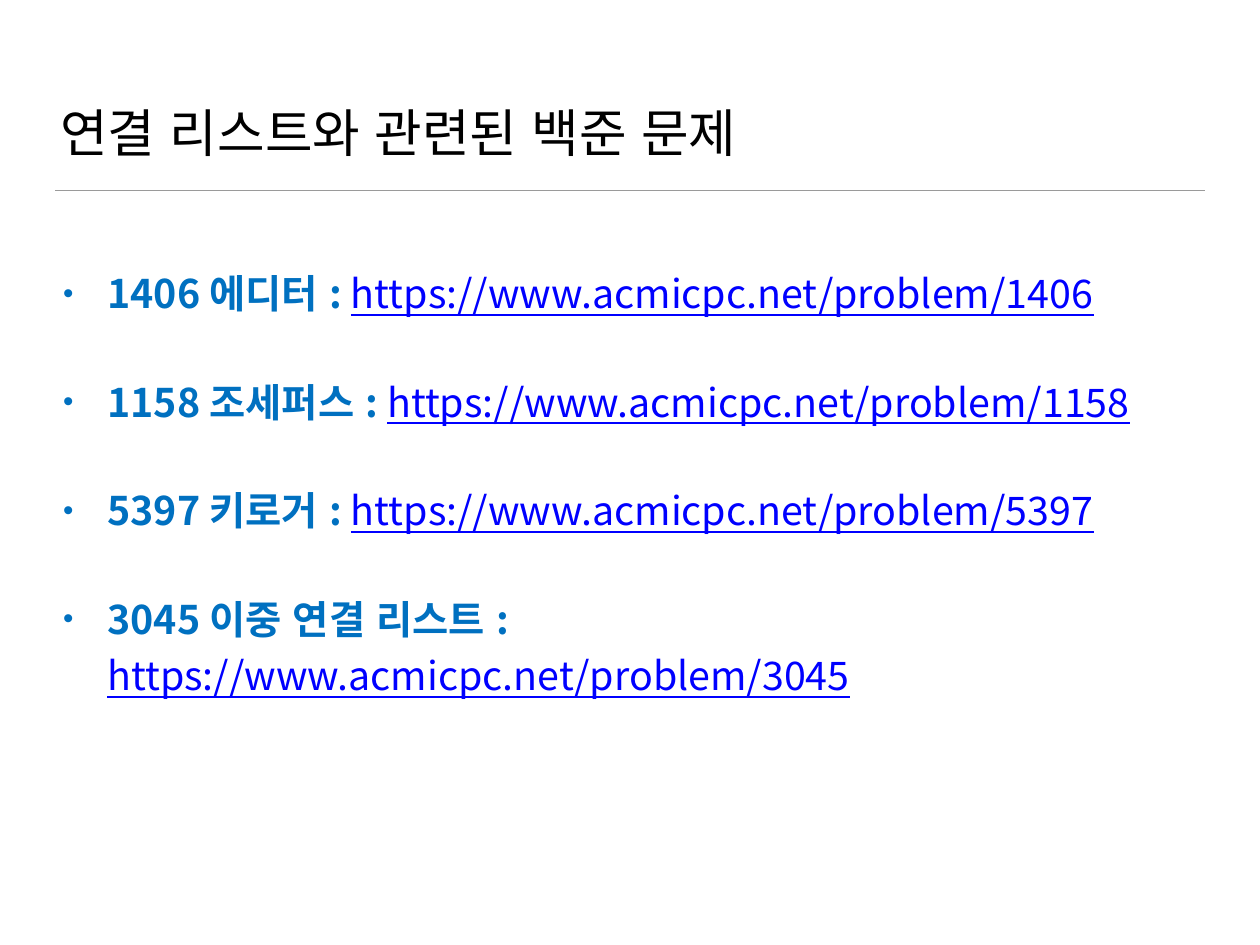
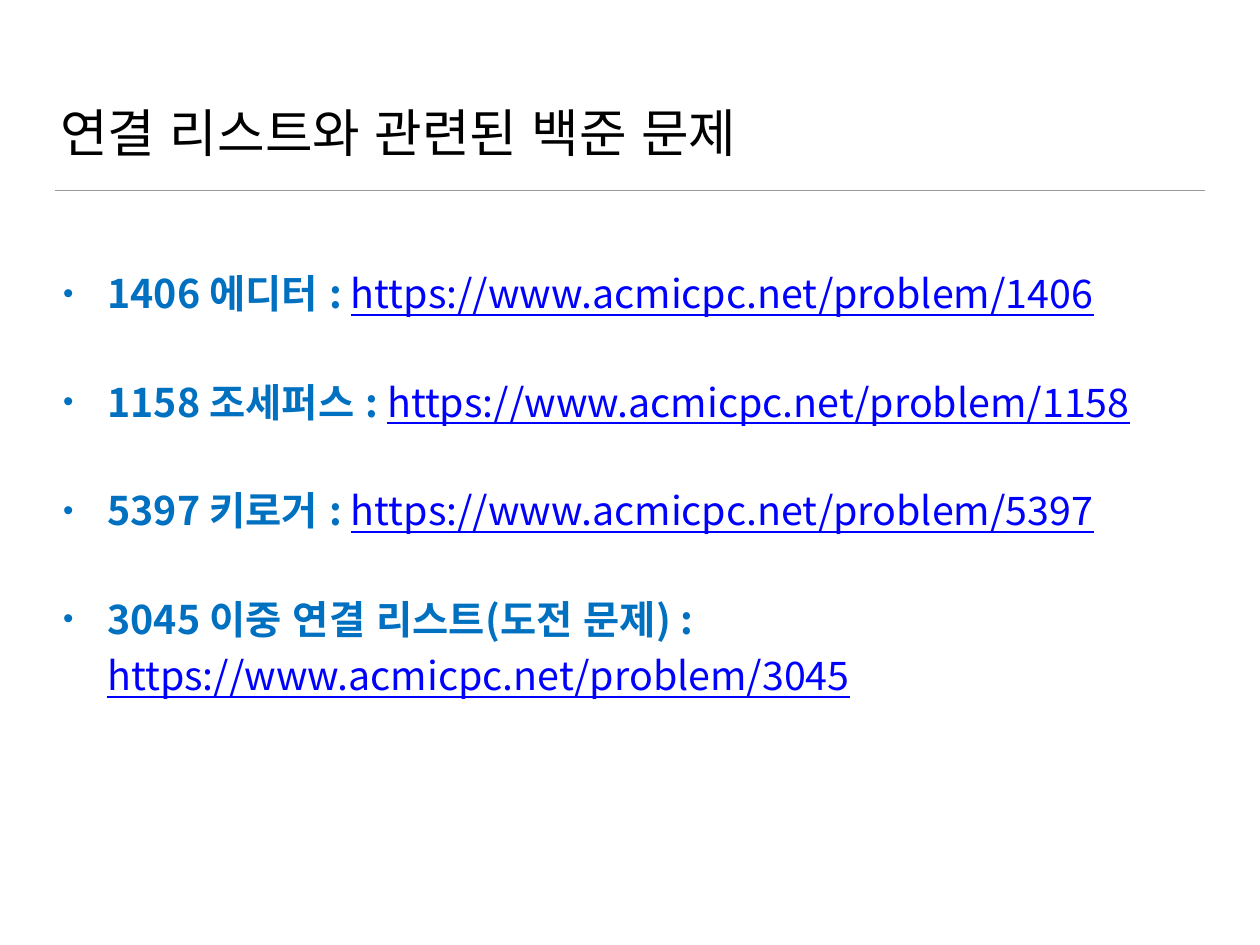
Before and after one commit to YeonWon123/2019_Winter_Data_Structure, a slide deck: slide 43 of Week 3/Week_3_설명.pptx. Drawn at 1260x945 pixels with LibreOffice and Linux fonts; fonts in the diff are those of the drawing. Boxes give left, top, right and bottom in pixels: in the first picture for what was removed or moved away, otherwise in the second. Text is boxed around its words. In the diff, an @@ line names an element or a change of style, - is before the commit and + after.

Commit message:
Week 3 설명 ppt 수정

```diff
--- a/Week 3/Week_3_설명.pptx
+++ b/Week 3/Week_3_설명.pptx
@@ text at [107, 601, 849, 699]: text changed @@
-• 3045 이중 연결 리스트 : https://www.acmicpc.net/problem/3045
+• 3045 이중 연결 리스트(도전 문제) : https://www.acmicpc.net/problem/3045
```
